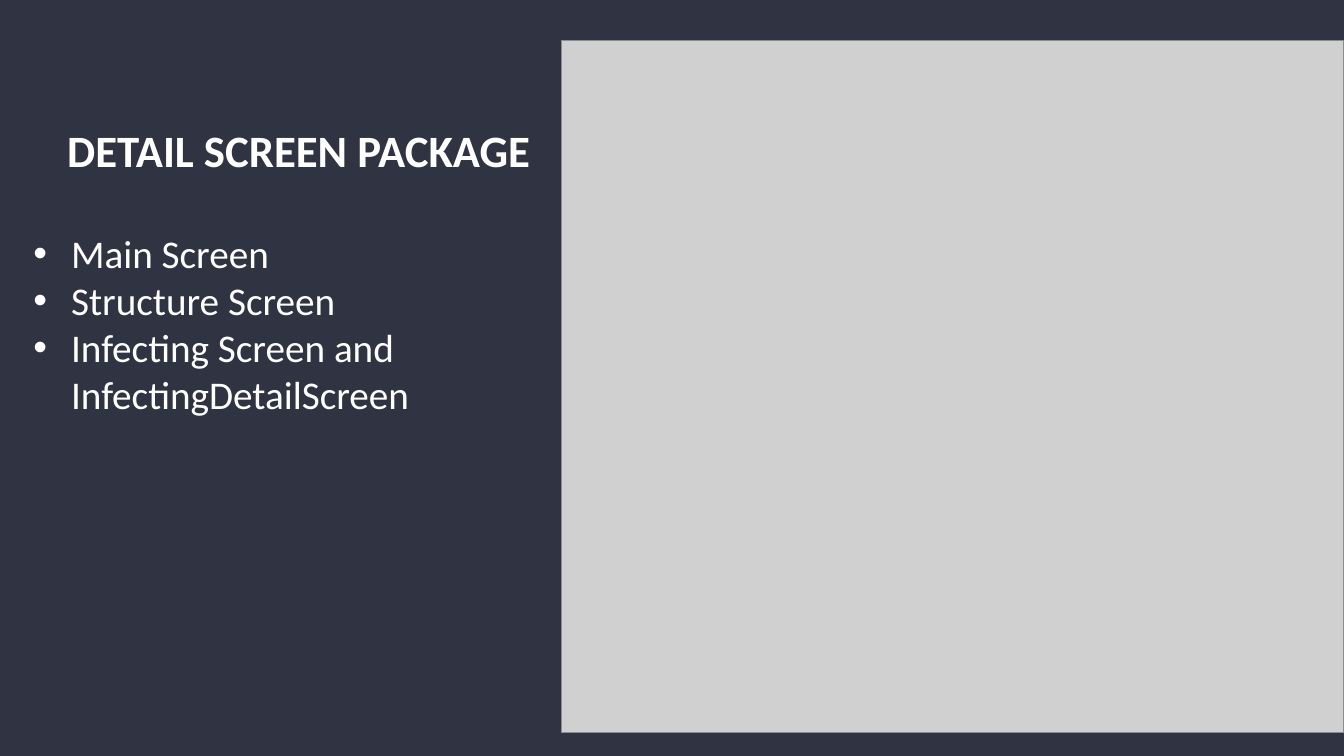
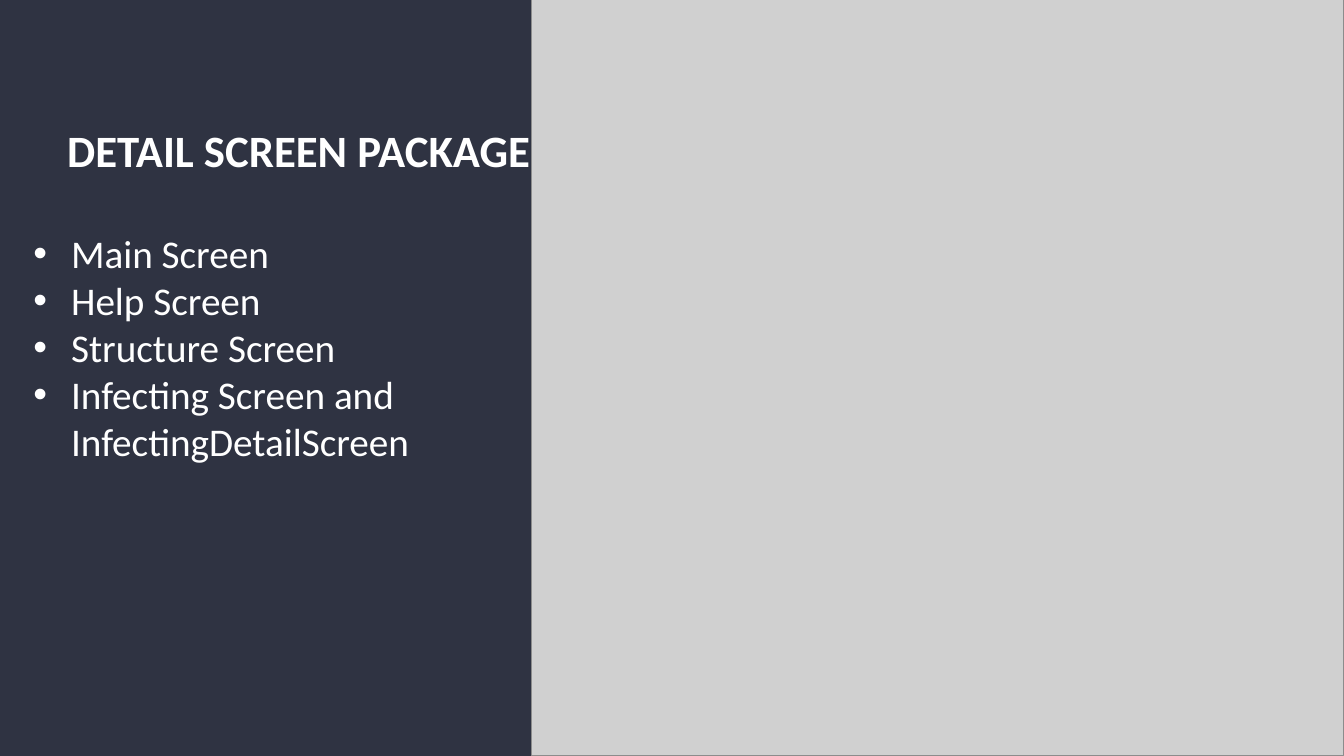
Before and after one commit to tqthai2001/OOLT.ICT.20212.Team06, a slide deck: slide 6 of Presentation/presentation.pptx. Drawn at 1344x756 pixels with LibreOffice and Linux fonts; fonts in the diff are those of the drawing; grey boxes stand for pictures. Boxes give left, top, right and bottom in pixels: in the first picture for what was removed or moved away, otherwise in the second. Text is boxed around its words. In the diff, an @@ line names an element or a change of style, - is before the commit and + after.

```diff
--- a/Presentation/presentation.pptx
+++ b/Presentation/presentation.pptx
@@ picture: place and size @@
-picture at [562,40,1344,733]
+picture at [532,0,1344,756]
@@ text at [71,287,260,322]: paragraph added @@
+• Help Screen
```
Also in this commit, not shown: 1 other slide changed, 38 other files.
